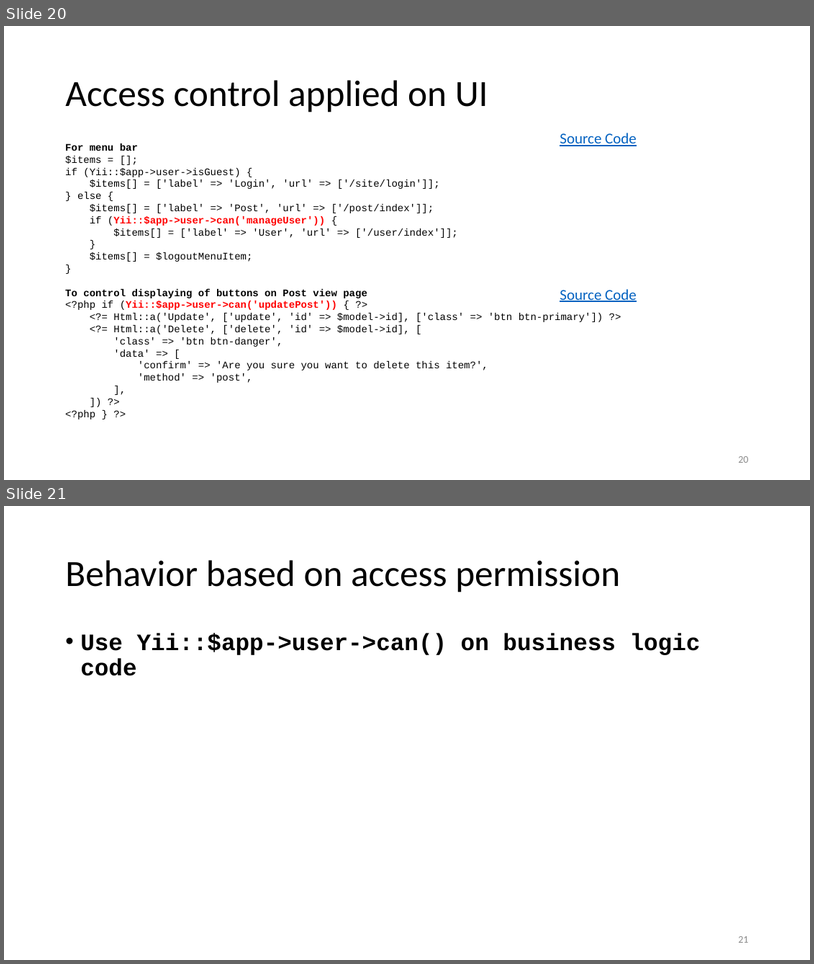
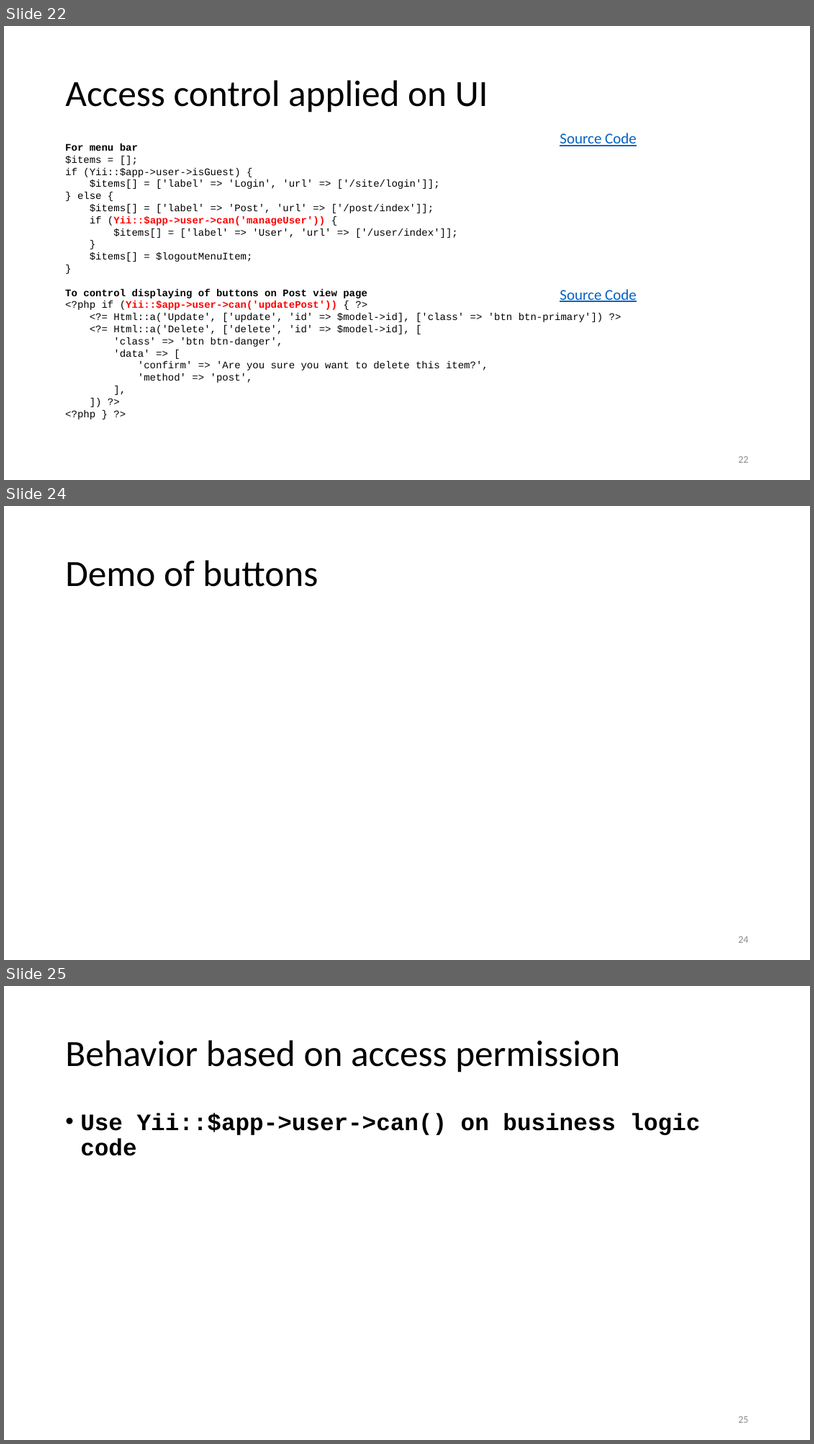
Before and after one commit to umbalaconmeogia/yii2-rbac-tutorial, a slide deck: docs/tutorial/Yii2RbacTutorial.pptx. Shown one above the other, each under a label of ours: slides 20 and 21 before the commit, slides 22, 24 and 25 after it; the slides between them are not shown. The pictures are 814x964 and 814x1444 pixels, drawn with LibreOffice and Linux fonts; fonts in the diff are those of the drawing. Boxes give left, top, right and bottom in pixels: in the first picture for what was removed or moved away, otherwise in the second. Text is boxed around its words. In the diff, an @@ line names an element or a change of style, - is before the commit and + after.

Commit message:
Control post update/delete button on index page.

```diff
--- a/docs/tutorial/Yii2RbacTutorial.pptx
+++ b/docs/tutorial/Yii2RbacTutorial.pptx
@@ slide 24 added at [4, 506, 810, 960], background #FFFFFF @@
@@ title added at [65, 560, 318, 587], 44 pt, text #000000 @@
+Demo of buttons
@@ page number added at [738, 936, 748, 942], 12 pt, text #8C8C8C @@
+24
@@ what was slide 20 is now slide 22 @@
@@ page number at [738, 456, 748, 462]: text changed @@
-20
+22
@@ what was slide 21 is now slide 25 @@
@@ page number at [738, 1416, 748, 1422]: text changed @@
-21
+25
```
Also in this commit, not shown: 1 slide changed, 3 other slides added, 5 other files.
